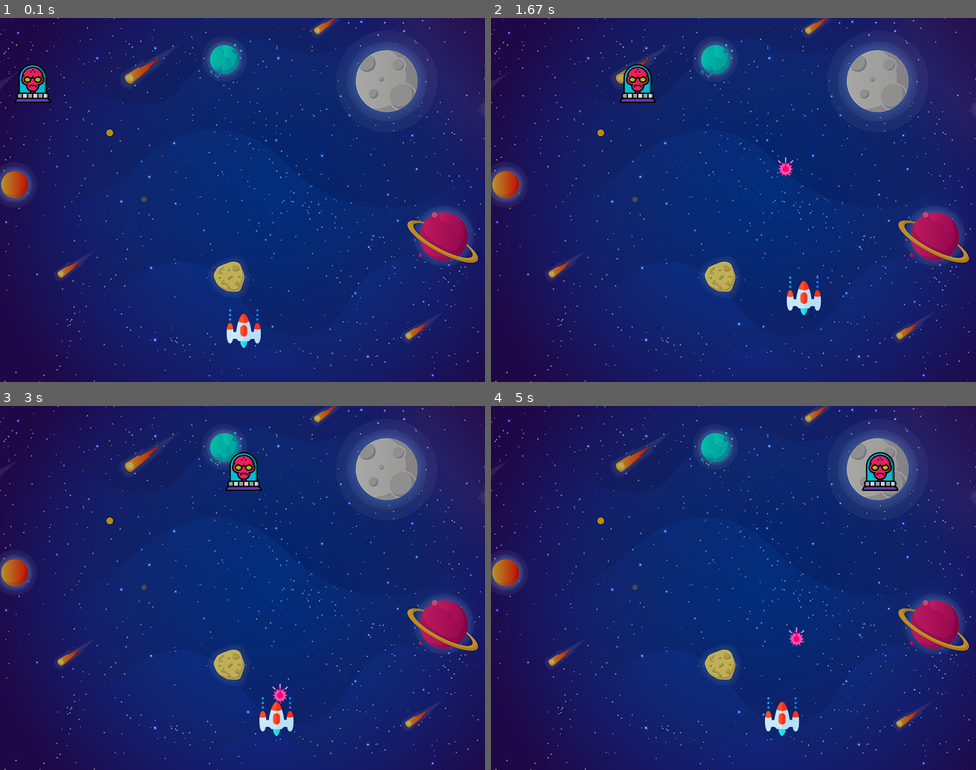
Above: before the commit, frames 1-4 (two rows, left to right).
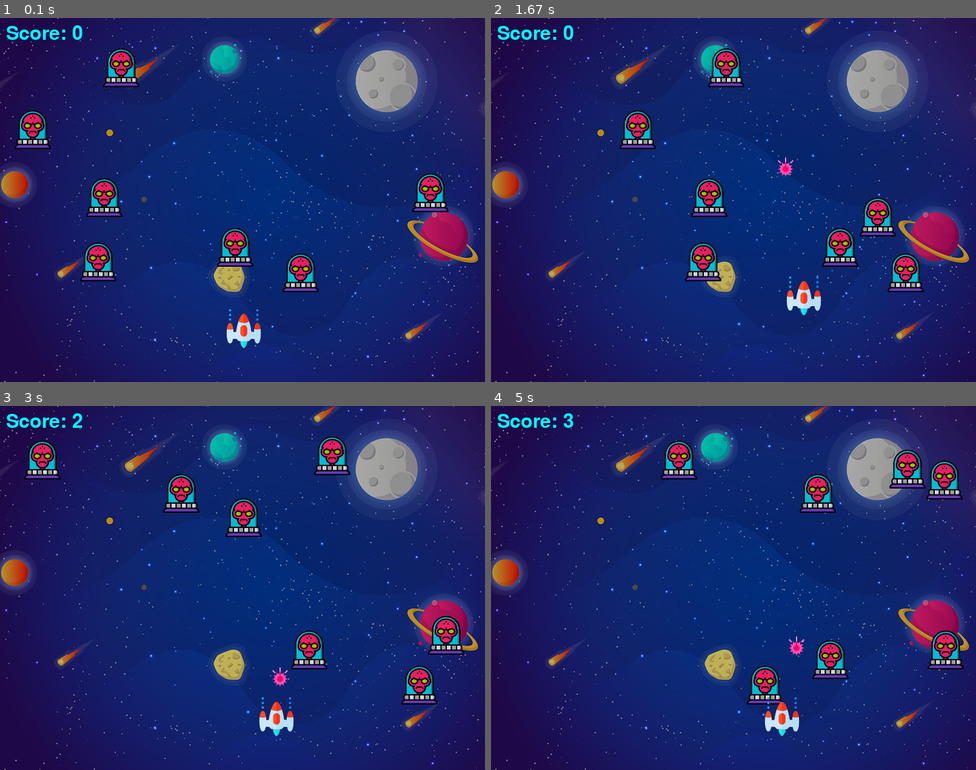
Above: after the commit, the same moments.

Repository: zetterus/first_projects
Game: pygame game, started from pygame_tests/Space Invaders by fCC.py
Same seed, same stepped clock (60 frames per second), same inputs: the game is played once before the commit and once after it.
Inputs:
- Up to frame 1 (0.1 s): no input
- Up to frame 2 (1.67 s): tap Space at 0.33, 0.73, 1.03, 1.23, 1.57 s; hold Right 0.67-1.13 s; hold Up 1.17-1.47 s; hold Right from 1.5 s (still down)
- Up to frame 3 (3 s): tap Space at 1.87, 2.07, 2.37, 2.63, 2.97 s; release Right at 1.97 s; hold Left 2-2.53 s; hold Down 2.57-2.87 s; hold Left from 2.9 s (still down)
- Up to frame 4 (5 s): tap Space at 3.27, 3.4, 3.8, 4.1, 4.47, 4.87 s; release Left at 3.3 s; hold Up 3.33-3.7 s; hold Right 3.73-4.37 s; hold Down 4.4-4.77 s; hold Left from 4.8 s (still down)

The runs differ from the first frame. In frame 1, 5.2% of the frame differs, in the area x 1-93%, y 2-76%; in frame 2, 5.2%; in frame 3, 5.3%, in the area x 1-96%, y 2-82%; in frame 4, 5.3%.

Commit message:
todo: movement, suspend player after gameover, menu

Diff:
--- a/pygame_tests/Space Invaders by fCC.py
+++ b/pygame_tests/Space Invaders by fCC.py
@@ -1,6 +1,8 @@
 import pygame
 import random
 
+from pygame import mixer
+
 # Initialize the pygame
 pygame.init()
 
@@ -9,6 +11,11 @@
 
 # Background
 background = pygame.image.load("background.png")
+
+# Background sound
+mixer.music.load("background.mp3")
+mixer.music.set_volume(0.45)
+mixer.music.play(-1)
 
 # Title and Icon
 pygame.display.set_caption("Space Invaders")
@@ -22,12 +29,20 @@
 playerX_change = 0
 playerY_change = 0
 
-# Enemy
-enemyImg = pygame.image.load("alien.png")
-enemyX = random.randint(0, 736)
-enemyY = random.randint(0, 200)
-enemyX_change = 2
-enemyY_change = 40
+# Enemy  # THIS SHOULD BE REFORGED WITH HOLY FIRE AND OOP!!!!!
+enemyImg = []
+enemyX = []
+enemyY = []
+enemyX_change = []
+enemyY_change = []
+num_of_enemies = 7
+
+for i in range(num_of_enemies):
+    enemyImg.append(pygame.image.load("alien.png"))
+    enemyX.append(random.randint(0, 736))
+    enemyY.append(random.randint(0, 400))
+    enemyX_change.append(2)
+    enemyY_change.append(40)
 
 # Shoot
 # Ready - you can't see the bullet on the screen
@@ -39,19 +54,48 @@
 shootY_change = 10
 shoot_state = "ready"
 
+# Score
+
+score_value = 0
+font = pygame.font.Font("freesansbold.ttf", 32)
+
+textX = 10
+textY = 10
+
+# Game Over text
+over_font = pygame.font.Font("freesansbold.ttf", 64)
+
+
+def show_score(x, y):
+    score = font.render(f"Score: {score_value}", True, (0, 255, 255))
+    screen.blit(score, (x, y))
+
+
+def game_over_text(x, y):
+    over_text = over_font.render(f"GAME OVER", True, (255, 0, 0))
+    screen.blit(over_text, (200, 250))
+
 
 def player(x, y):
     screen.blit(playerImg, (x, y))
 
 
-def enemy(x, y):
-    screen.blit(enemyImg, (x, y))
+def enemy(x, y, i):
+    screen.blit(enemyImg[i], (x, y))
 
 
 def shoot(x, y):
     global shoot_state
     shoot_state = "fire"
     screen.blit(shootImg, (x + 16, y))  # y + 10
+
+
+def isCollision(enemyX, enemyY, shootX, shootY):
+    distance = ((enemyX - shootX) ** 2 + (enemyY - shootY) ** 2) ** 0.5
+    if distance < 27:
+        return True
+    else:
+        return False
 
 
 # Game Loop
@@ -80,6 +124,8 @@
                 playerY_change = 3
             if event.key == pygame.K_SPACE:
                 if shoot_state == "ready":
+                    shoot_sound = mixer.Sound("laser.wav")
+                    shoot_sound.play()
                     # Get the current x coordinate of the spaceship
                     shootX = playerX
                     shoot(playerX, playerY)  # shootY?
@@ -102,22 +148,43 @@
         playerY = 536
 
     # Enemy movement and border collisions
-    enemyX += enemyX_change
-
-    if enemyX <= 0:
-        enemyX = 0
-        enemyX_change *= -1
-        enemyY += enemyY_change
-    elif enemyX >= 736:
-        enemyX = 736
-        enemyX_change *= -1
-        enemyY += enemyY_change
-    if enemyY <= 0:
-        enemyY = 0
-        enemyY_change *= -1
-    elif enemyY >= 536:
-        enemyY = 536
-        enemyY_change *= -1
+    for i in range(num_of_enemies):
+
+        # Game Over
+        if enemyY[i] > 536:
+            for j in range(num_of_enemies):
+                enemyY[j] = 2000
+            game_over_text()
+            break
+
+        enemyX[i] += enemyX_change[i]
+        if enemyX[i] <= 0:
+            enemyX[i] = 0
+            enemyX_change[i] *= -1
+            enemyY[i] += enemyY_change[i]
+        elif enemyX[i] >= 736:
+            enemyX[i] = 736
+            enemyX_change[i] *= -1
+            enemyY[i] += enemyY_change[i]
+        if enemyY[i] <= 0:
+            enemyY[i] = 0
+            enemyY_change[i] *= -1
+        elif enemyY[i] >= 536:
+            enemyY[i] = 536
+            enemyY_change[i] *= -1
+
+        # Collision
+        collision = isCollision(enemyX[i], enemyY[i], shootX, shootY)
+        if collision:
+            explosion_Sound = mixer.Sound("explosion.wav")
+            explosion_Sound.play()
+            shootY = playerY
+            shoot_state = "ready"
+            score_value += 1
+            enemyX[i] = random.randint(0, 736)
+            enemyY[i] = random.randint(0, 200)
+
+        enemy(enemyX[i], enemyY[i], i)
 
     # Shoot movement and respawn
     if shootY <= 0:
@@ -128,8 +195,6 @@
         shoot(shootX, shootY)  # shootY?
         shootY -= shootY_change
 
-
     player(playerX, playerY)
-    enemy(enemyX, enemyY)
-
+    show_score(textX, textY)
     pygame.display.update()
Not shown, added: pygame_tests/background.mp3
Not shown, added: pygame_tests/background.wav
Not shown, added: pygame_tests/explosion.wav
Not shown, added: pygame_tests/laser.wav
